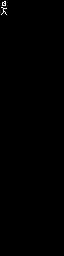
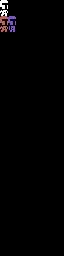
Layer changes from the first 64 × 256 image to the second:
added layer "Background copy" above "Background" over [8, 16, 16, 32]
painted on "Background" over [0, 0, 8, 32]
